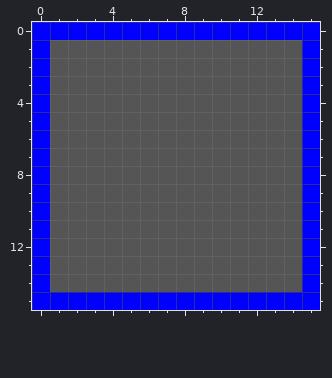
A pixel-art sprite gets an edit: src/main/resources/assets/bitmap/textures/cond_blue_1.png. The picture above was drawn from the file before the commit.
The file is 16x16 pixels.
And afterwards:
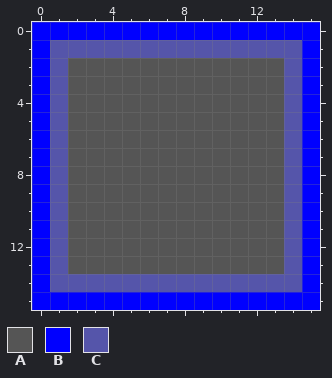
Palette (. is transparent): A #555555  B #0000ff  C #5555aa
The exact change:
y 1: x 1..14 AAAAAAAAAAAAAA -> CCCCCCCCCCCCCC
y 2..13: x 1 A -> C; x 14 A -> C
y 14: x 1..14 AAAAAAAAAAAAAA -> CCCCCCCCCCCCCC
